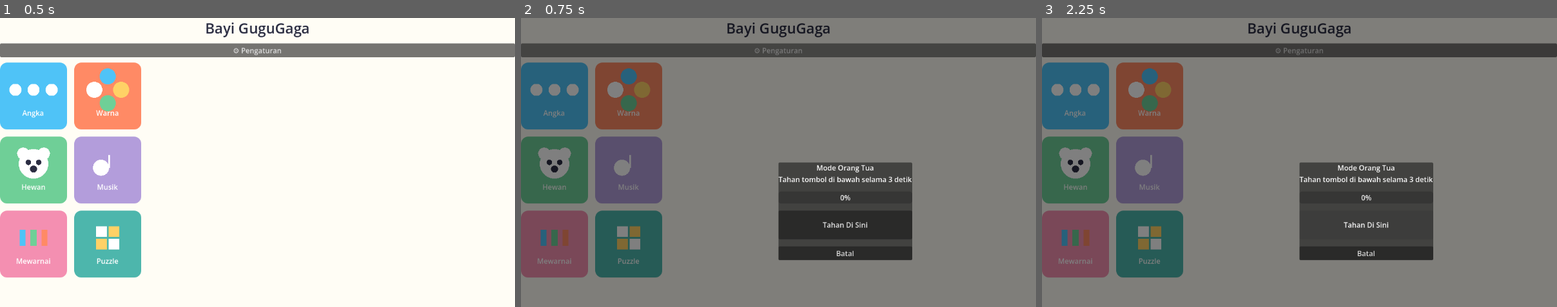
Above: before the commit, frames 1-3 (left to right).
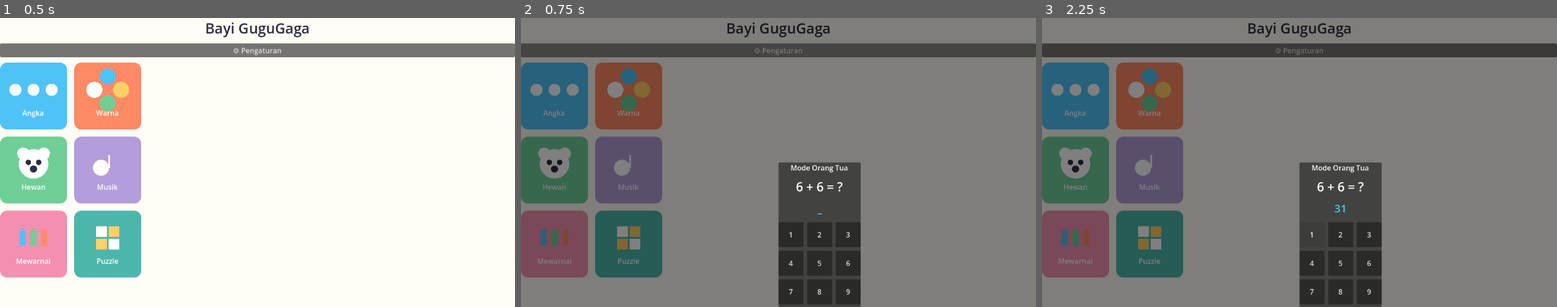
Above: after the commit, the same moments.

Repository: ptnusavisionmedia/game-balita
Game: Godot game, scene res://scenes/Home.tscn
The game is run twice, just before and just after one commit, with the same random seed, the same clock (stepped at 60 frames per second) and the same inputs.
Inputs (mouse positions are in pixels of both pictures, inside the frame that each line leads up to):
- Up to frame 1 (0.5 s): no input
- Up to frame 2 (0.75 s): click "⚙ Pengaturan" at 0.5 s
- Up to frame 3 (2.25 s): click (1366, 226) at 1.25 s, where only the run before the commit has a clickable "Tahan Di Sini"; click (1309, 234) at 2 s, where only the run after the commit has a clickable "1"

Frame 1 is identical in both runs. In frame 2, 6.5% of the frame differs, in the area x 49-76%, y 49-100%; in frame 3, 6.6%.

Commit message:
Ganti ParentalGateDialog: dari tahan-tombol 3 detik jadi soal tambah + keypad angka
Mekanisme diganti total atas permintaan user setelah tes interaktif Part 1.4
(navigasi Home berhasil) — gate sekarang soal tambah sederhana ("4+5=?") dgn
keypad 0-9 di layar, jawaban salah = soal baru (anti coba-coba brute force).
signal passed/cancelled tidak berubah, jadi home.gd tidak perlu disentuh.

Co-Authored-By: Claude Sonnet 5 <noreply@anthropic.com>

Diff:
--- a/core/scripts/parental_gate_dialog.gd
+++ b/core/scripts/parental_gate_dialog.gd
@@ -1,22 +1,30 @@
 extends Control
 class_name ParentalGateDialog
-## Gate sederhana sebelum masuk Settings: tahan tombol 3 detik. Anak kecil
-## biasanya tidak sabar menahan 3 detik penuh, orang tua bisa.
-## Lihat docs/UI_UX_DESIGN.md.
+## Gate sebelum masuk Settings: soal tambah sederhana ("4 + 5 = ?"), orang
+## tua ketik jawabannya lewat keypad angka di layar. Anak kecil belum bisa
+## hitung, orang tua bisa — pola umum di app anak. Lihat docs/UI_UX_DESIGN.md.
+##
+## Sebelumnya pakai "tahan tombol 3 detik" — diganti total jadi soal tambah
+## atas permintaan user (2026-11-20), lihat obsidian-vault/Decisions Log.md.
 
 signal passed
 signal cancelled
 
-const HOLD_SECONDS := 3.0
+const MAX_ANSWER_DIGITS := 2
 
-var _held_time: float = 0.0
-var _holding: bool = false
-var _progress: ProgressBar
+var _a: int
+var _b: int
+var _answer_text: String = ""
+
+var _question_label: Label
+var _answer_label: Label
 
 
 func _ready() -> void:
 	anchor_right = 1.0
 	anchor_bottom = 1.0
+	randomize()
+	_new_question()
 
 	var backdrop := ColorRect.new()
 	backdrop.color = Color(0, 0, 0, 0.5)
@@ -32,50 +40,98 @@
 	add_child(card)
 
 	var vbox := VBoxContainer.new()
-	vbox.add_theme_constant_override("separation", 16)
+	vbox.add_theme_constant_override("separation", 12)
 	card.add_child(vbox)
 
-	var label := Label.new()
-	label.text = "Mode Orang Tua\nTahan tombol di bawah selama 3 detik"
-	label.horizontal_alignment = HORIZONTAL_ALIGNMENT_CENTER
-	vbox.add_child(label)
+	var title := Label.new()
+	title.text = "Mode Orang Tua"
+	title.horizontal_alignment = HORIZONTAL_ALIGNMENT_CENTER
+	vbox.add_child(title)
 
-	_progress = ProgressBar.new()
-	_progress.min_value = 0
-	_progress.max_value = HOLD_SECONDS
-	_progress.value = 0
-	_progress.custom_minimum_size = Vector2(160, 24)
-	vbox.add_child(_progress)
+	_question_label = Label.new()
+	_question_label.horizontal_alignment = HORIZONTAL_ALIGNMENT_CENTER
+	_question_label.add_theme_font_size_override("font_size", 28)
+	vbox.add_child(_question_label)
 
-	var hold_button := Button.new()
-	hold_button.text = "Tahan Di Sini"
-	hold_button.custom_minimum_size = Vector2(160, 64)
-	hold_button.button_down.connect(_start_hold)
-	hold_button.button_up.connect(_stop_hold)
-	vbox.add_child(hold_button)
+	_answer_label = Label.new()
+	_answer_label.horizontal_alignment = HORIZONTAL_ALIGNMENT_CENTER
+	_answer_label.add_theme_font_size_override("font_size", 24)
+	_answer_label.add_theme_color_override("font_color", AppColors.ACCENT_ANGKA)
+	_answer_label.custom_minimum_size = Vector2(0, 36)
+	vbox.add_child(_answer_label)
+
+	var keypad := GridContainer.new()
+	keypad.columns = 3
+	keypad.add_theme_constant_override("h_separation", 8)
+	keypad.add_theme_constant_override("v_separation", 8)
+	vbox.add_child(keypad)
+
+	for i in range(1, 10):
+		keypad.add_child(_make_digit_button(i))
+	keypad.add_child(_make_backspace_button())
+	keypad.add_child(_make_digit_button(0))
+	keypad.add_child(_make_confirm_button())
 
 	var cancel_button := Button.new()
 	cancel_button.text = "Batal"
 	cancel_button.pressed.connect(func(): cancelled.emit())
 	vbox.add_child(cancel_button)
 
-
-func _start_hold() -> void:
-	_holding = true
-	_held_time = 0.0
+	_update_display()
 
 
-func _stop_hold() -> void:
-	_holding = false
-	_held_time = 0.0
-	if _progress:
-		_progress.value = 0
+func _new_question() -> void:
+	_a = randi_range(2, 9)
+	_b = randi_range(2, 9)
+	_answer_text = ""
 
 
-func _process(delta: float) -> void:
-	if _holding:
-		_held_time += delta
-		_progress.value = _held_time
-		if _held_time >= HOLD_SECONDS:
-			_holding = false
-			passed.emit()
+func _update_display() -> void:
+	_question_label.text = "%d + %d = ?" % [_a, _b]
+	_answer_label.text = _answer_text if _answer_text != "" else "_"
+
+
+func _make_digit_button(d: int) -> Button:
+	var button := Button.new()
+	button.text = str(d)
+	button.custom_minimum_size = Vector2(56, 56)
+	button.pressed.connect(_on_digit_pressed.bind(d))
+	return button
+
+
+func _make_backspace_button() -> Button:
+	var button := Button.new()
+	button.text = "⌫"
+	button.custom_minimum_size = Vector2(56, 56)
+	button.pressed.connect(_on_backspace_pressed)
+	return button
+
+
+func _make_confirm_button() -> Button:
+	var button := Button.new()
+	button.text = "✓"
+	button.custom_minimum_size = Vector2(56, 56)
+	button.pressed.connect(_on_confirm_pressed)
+	return button
+
+
+func _on_digit_pressed(d: int) -> void:
+	if _answer_text.length() < MAX_ANSWER_DIGITS:
+		_answer_text += str(d)
+	_update_display()
+
+
+func _on_backspace_pressed() -> void:
+	if _answer_text.length() > 0:
+		_answer_text = _answer_text.substr(0, _answer_text.length() - 1)
+	_update_display()
+
+
+## Jawaban salah = soal baru dibuat (bukan cuma "coba lagi" soal yang sama),
+## supaya tidak bisa ditembus anak lewat coba-coba asal tanpa benar-benar hitung.
+func _on_confirm_pressed() -> void:
+	if _answer_text == str(_a + _b):
+		passed.emit()
+	else:
+		_new_question()
+		_update_display()
Not shown, changed: docs/JOBS_BASE_MODEL.md
Not shown, changed: docs/PLAN_BASE_MODEL.md
Not shown, changed: docs/WORK_BREAKDOWN.md
Not shown, changed: obsidian-vault/Decisions Log.md
